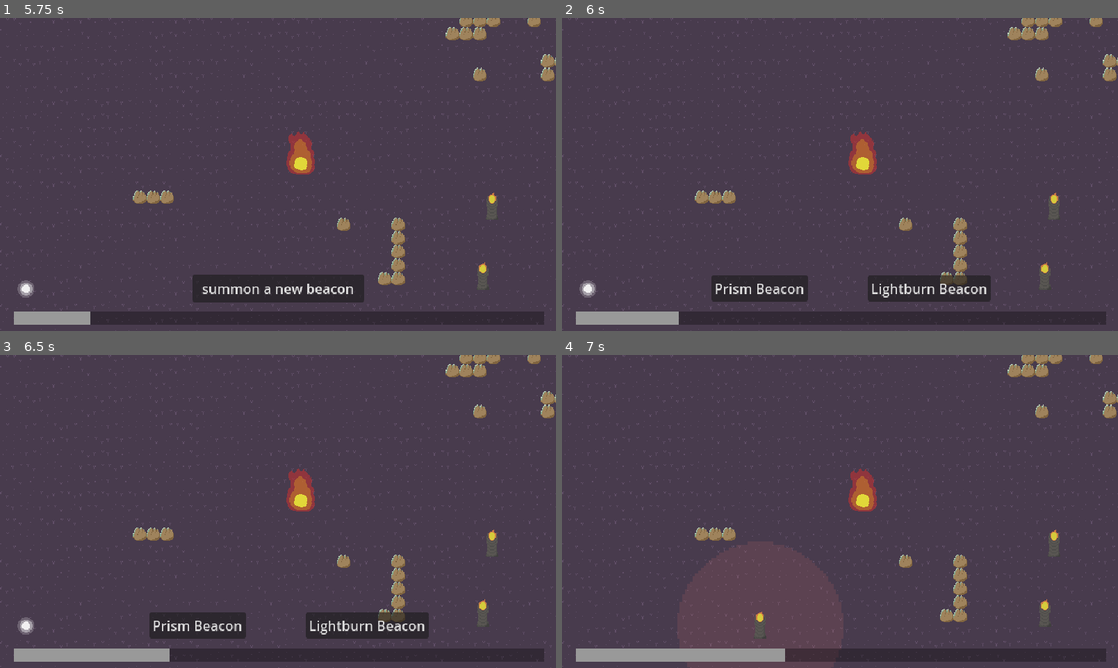
Above: before the commit, frames 1-4 (two rows, left to right).
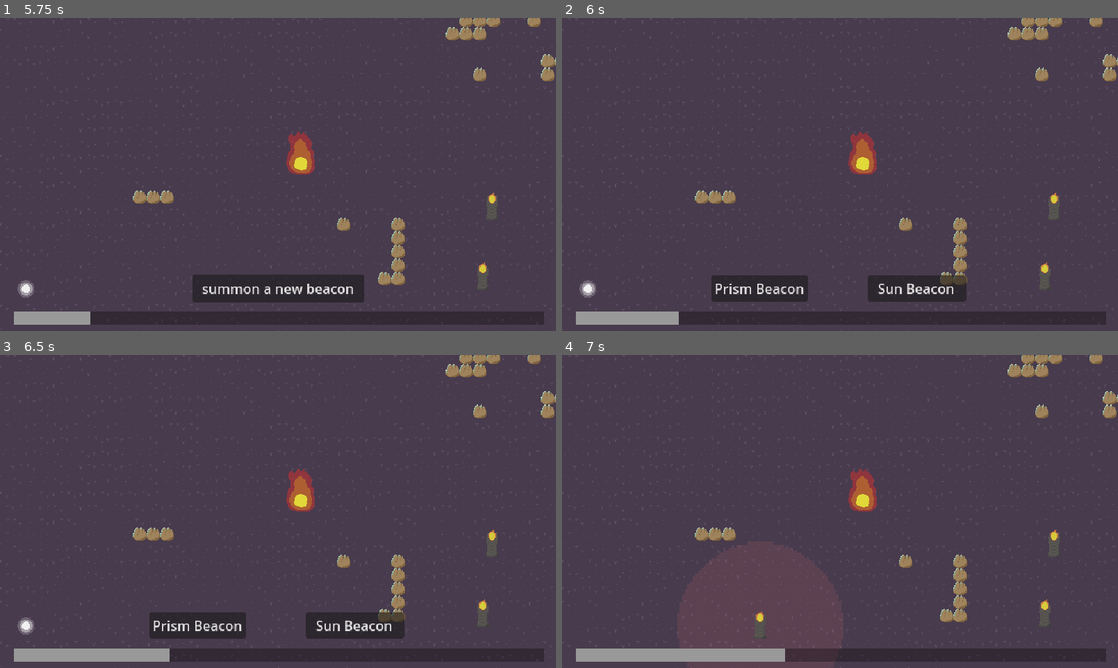
Above: after the commit, the same moments.

Repository: sushitoad/tower-defense-prototype
Game: Godot game, scene res://scenes/test_scene.tscn
The game is run twice, just before and just after one commit, with the same random seed, the same clock (stepped at 60 frames per second) and the same inputs.
Inputs (mouse positions are in pixels of both pictures, inside the frame that each line leads up to):
- Up to frame 1 (5.75 s): move the mouse to (467, 230) at 0.52 s; tap S (CameraDown) at 0.6, 4.35 s; move the mouse to (461, 277) at 1.27 s; tap A (CameraLeft) at 1.35, 5.1 s; move the mouse to (333, 105) at 2.02 s; tap D (CameraRight) at 2.1 s; move the mouse to (250, 237) at 2.77 s; tap W (CameraUp) at 2.85 s; move the mouse to (444, 221) at 3.52 s; click (444, 221) at 3.6 s; move the mouse to (111, 127) at 4.27 s; move the mouse to (305, 174) at 5.02 s
- Up to frame 2 (6 s): click "summon a new beacon" at 5.75 s
- Up to frame 3 (6.5 s): no input
- Up to frame 4 (7 s): click "Prism Beacon" at 6.5 s

Frame 1 is identical in both runs. In frame 2, 0.7% of the frame differs, in the area x 55-78%, y 82-91%; in frame 3, 0.7%; in frame 4, nothing differs.

Commit message:
sun beacon basically working

Diff:
--- a/scenes/beacon_manager.tscn
+++ b/scenes/beacon_manager.tscn
@@ -6,12 +6,14 @@
 [ext_resource type="PackedScene" uid="uid://o6p8fpnya0iv" path="res://scenes/lightburn_beacon.tscn" id="4_2p8be"]
 [ext_resource type="Texture2D" uid="uid://3avl1qlj0i44" path="res://art/basic tower proto 2.png" id="4_qlwgw"]
 [ext_resource type="Texture2D" uid="uid://dc5tfe3rwimm0" path="res://art/charge tower proto 1.png" id="5_jv24h"]
+[ext_resource type="PackedScene" uid="uid://c1njx36rg1ep8" path="res://scenes/sun_beacon.tscn" id="5_qlyc5"]
 
 [node name="BeaconManager" type="Node2D"]
 script = ExtResource("1_a7kvn")
 basicTower = ExtResource("2_2p8be")
 chargeTower = ExtResource("3_qlyc5")
 lightburnBeacon = ExtResource("4_2p8be")
+sunBeacon = ExtResource("5_qlyc5")
 
 [node name="BasicTowerSprite" type="Sprite2D" parent="."]
 visible = false
--- a/scenes/build_ui.tscn
+++ b/scenes/build_ui.tscn
@@ -185,6 +185,36 @@
 vertical_alignment = 1
 autowrap_mode = 1
 
+[node name="SunBeaconButton" type="Button" parent="CanvasLayer/DraftButtonManager" groups=["beacon_button"]]
+layout_mode = 1
+anchors_preset = 7
+anchor_left = 0.5
+anchor_top = 1.0
+anchor_right = 0.5
+anchor_bottom = 1.0
+offset_left = 2.0
+offset_top = -66.0
+offset_right = 118.0
+offset_bottom = -35.0
+grow_horizontal = 2
+grow_vertical = 0
+text = "Sun Beacon"
+script = ExtResource("3_y05bs")
+
+[node name="SunBeaconTooltip" type="Label" parent="CanvasLayer/DraftButtonManager/SunBeaconButton"]
+visible = false
+layout_mode = 0
+offset_left = -4.0
+offset_top = -44.0
+offset_right = 126.0
+offset_bottom = -2.0
+theme_override_styles/normal = SubResource("StyleBoxFlat_gkqg4")
+text = "slows enemies, better if by beacons other than Sun"
+label_settings = SubResource("LabelSettings_r2a2q")
+horizontal_alignment = 1
+vertical_alignment = 1
+autowrap_mode = 1
+
 [node name="ChargeBar" type="ProgressBar" parent="CanvasLayer"]
 unique_name_in_owner = true
 anchors_preset = 7
@@ -273,5 +303,7 @@
 [connection signal="mouse_exited" from="CanvasLayer/DraftButtonManager/ChargeTowerButton" to="." method="_on_button_mouse_exited"]
 [connection signal="mouse_entered" from="CanvasLayer/DraftButtonManager/LightburnBeaconButton" to="." method="_on_button_mouse_entered"]
 [connection signal="mouse_exited" from="CanvasLayer/DraftButtonManager/LightburnBeaconButton" to="." method="_on_button_mouse_exited"]
+[connection signal="mouse_entered" from="CanvasLayer/DraftButtonManager/SunBeaconButton" to="." method="_on_button_mouse_entered"]
+[connection signal="mouse_exited" from="CanvasLayer/DraftButtonManager/SunBeaconButton" to="." method="_on_button_mouse_exited"]
+[connection signal="chargeAmountChanged" from="CanvasLayer/ChargeBar" to="." method="ToggleDraftButton"]
 [connection signal="chargeAmountChanged" from="CanvasLayer/ChargeBar" to="." method="_on_charge_bar_charge_amount_changed"]
-[connection signal="chargeAmountChanged" from="CanvasLayer/ChargeBar" to="." method="ToggleDraftButton"]
--- a/scenes/sun_beacon.tscn
+++ b/scenes/sun_beacon.tscn
@@ -8,6 +8,9 @@
 
 [sub_resource type="CircleShape2D" id="CircleShape2D_6xbv0"]
 radius = 100.0
+
+[sub_resource type="CircleShape2D" id="CircleShape2D_abr7s"]
+radius = 160.0
 
 [sub_resource type="CircleShape2D" id="CircleShape2D_88xce"]
 radius = 16.0
@@ -27,7 +30,7 @@
 "times": PackedFloat32Array(0),
 "transitions": PackedFloat32Array(1),
 "update": 0,
-"values": [Color(1, 1, 1, 1)]
+"values": [Color(1, 1, 0, 1)]
 }
 
 [sub_resource type="Animation" id="Animation_oeg75"]
@@ -42,7 +45,7 @@
 "times": PackedFloat32Array(0, 0.0684905, 0.133781, 0.200351, 0.267561, 0.334131),
 "transitions": PackedFloat32Array(1, 1, 1, 1, 1, 1),
 "update": 0,
-"values": [Color(1, 1, 1, 0.392157), Color(3.02261e-05, 0.355447, 0.980434, 1), Color(1, 1, 1, 0.392157), Color(0.582415, 0.524759, 0.930953, 1), Color(1, 1, 1, 0.392157), Color(1, 1, 1, 1)]
+"values": [Color(1, 1, 1, 0.392157), Color(3.02261e-05, 0.355447, 0.980434, 1), Color(1, 1, 1, 0.392157), Color(0.582415, 0.524759, 0.930953, 1), Color(1, 1, 1, 0.392157), Color(1, 1, 0, 1)]
 }
 
 [sub_resource type="AnimationLibrary" id="AnimationLibrary_7fwdv"]
@@ -56,7 +59,8 @@
 maxHealth = 60
 allure = 25.0
 dormantTime = 12.0
-beaconType = 1
+dormantColor = Color(1, 1, 0, 0.258824)
+beaconType = 5
 
 [node name="Area2D" type="Area2D" parent="."]
 script = ExtResource("2_abr7s")
@@ -71,11 +75,17 @@
 scale = Vector2(3.0625, 3.0625)
 texture = ExtResource("3_kmb6o")
 
+[node name="NearbyBeaconsArea2D" type="Area2D" parent="Area2D"]
+
+[node name="NearbyBeaconsShape2D" type="CollisionShape2D" parent="Area2D/NearbyBeaconsArea2D"]
+shape = SubResource("CircleShape2D_abr7s")
+
 [node name="CollisionShape2D" type="CollisionShape2D" parent="."]
 position = Vector2(0, 9)
 shape = SubResource("CircleShape2D_88xce")
 
 [node name="Sprite2D" type="Sprite2D" parent="."]
+modulate = Color(1, 1, 0, 1)
 texture = ExtResource("4_rv5td")
 
 [node name="DormantTimer" type="Timer" parent="."]
@@ -99,5 +109,7 @@
 
 [connection signal="body_entered" from="Area2D" to="Area2D" method="_on_body_entered"]
 [connection signal="body_exited" from="Area2D" to="Area2D" method="_on_body_exited"]
+[connection signal="body_entered" from="Area2D/NearbyBeaconsArea2D" to="Area2D" method="_on_nearby_beacons_area_2d_body_entered"]
+[connection signal="body_exited" from="Area2D/NearbyBeaconsArea2D" to="Area2D" method="_on_nearby_beacons_area_2d_body_exited"]
 [connection signal="mouse_entered" from="MouseOverArea2D" to="MouseOverArea2D" method="_on_mouse_entered"]
 [connection signal="mouse_exited" from="MouseOverArea2D" to="MouseOverArea2D" method="_on_mouse_exited"]
--- a/scripts/Autoloads/global_enums.gd
+++ b/scripts/Autoloads/global_enums.gd
@@ -2,6 +2,6 @@
 class_name GlobalEnums
 #maybe just give it a class name
 
-enum BeaconType { BASIC, CHARGE, HEARTFIRE, LIGHTBURN, PRISM }
+enum BeaconType { BASIC, CHARGE, HEARTFIRE, LIGHTBURN, PRISM, SUN }
 
 #I think this needs a level of abstraction, so its creating a reference to the var type
--- a/scripts/beacon.gd
+++ b/scripts/beacon.gd
@@ -1,6 +1,5 @@
 extends StaticBody2D
 
-#enum BeaconType { BASIC, CHARGE, HEARTFIRE, LIGHTBURN }
 signal on_destroyed
 signal on_awoke
 signal on_placed
--- a/scripts/beacon_manager.gd
+++ b/scripts/beacon_manager.gd
@@ -5,12 +5,12 @@
 @export var basicTower: PackedScene
 @export var chargeTower: PackedScene
 @export var lightburnBeacon: PackedScene
+@export var sunBeacon: PackedScene
 @export var buildUI: Control
 
 var placingBeacon: bool = false
 var mousePosition: Vector2
 
-#enum BeaconType { BASIC, CHARGE, HEARTFIRE, LIGHTBURN }
 var beaconTypeToPlace: GlobalEnums.BeaconType
 var newBeacon: StaticBody2D
 
@@ -21,7 +21,8 @@
 	chargeButtion.pressed.connect(SpawnBeacon.bind(GlobalEnums.BeaconType.CHARGE))
 	var lightburnButton = buildUI.find_child("LightburnBeaconButton")
 	lightburnButton.pressed.connect(SpawnBeacon.bind(GlobalEnums.BeaconType.LIGHTBURN))
-
+	var sunButton = buildUI.find_child("SunBeaconButton")
+	sunButton.pressed.connect(SpawnBeacon.bind(GlobalEnums.BeaconType.SUN))
 
 func _process(delta: float) -> void:
 	mousePosition = get_global_mouse_position()
@@ -41,6 +42,8 @@
 			newBeacon = chargeTower.instantiate()
 		3:
 			newBeacon = lightburnBeacon.instantiate()
+		5:
+			newBeacon = sunBeacon.instantiate()
 		_:
 			print("error- BeaconType")
 	add_child(newBeacon)
--- a/scripts/sun_beacon.gd
+++ b/scripts/sun_beacon.gd
@@ -2,41 +2,35 @@
 
 @export var enemySlowAmount: float = 20
 @export var nearbyBeaconSlowRangeBonus: float = 10
-@onready var tower: StaticBody2D = get_parent()
-@onready 	var circleShape: Shape2D = $RangeShape2D.shape
+@onready var beacon: StaticBody2D = get_parent()
+@onready var circleShape: Shape2D = $RangeShape2D.shape
 var enemiesInRangeToSlow: Array[CharacterBody2D]
 var slowedEnemies: Array[CharacterBody2D]
 var nearbyBeacons: Array[StaticBody2D]
 
 func _ready() -> void:
-	tower.on_destroyed.connect(StopSlowOnDormant)
-	tower.on_awoke.connect(StartSlowOnAwoke)
+	beacon.on_destroyed.connect(StopSlowOnDormant)
+	beacon.on_awoke.connect(StartSlowOnAwoke)
 
 func _on_body_entered(body: Node2D) -> void:
 	if body.is_in_group("enemy"):
 		enemiesInRangeToSlow.append(body)
-		if !tower.isDestroyed and !tower.isBeingPlaced:
+		if !beacon.isDestroyed and !beacon.isBeingPlaced:
 			SlowEnemy(body)
-	elif body.is_in_group("beacon"):
-		print("found a nearby beacon")
-		pass #add to nearby beacons
 
 func _on_body_exited(body: Node2D) -> void:
 	if body.is_in_group("enemy"):
 		enemiesInRangeToSlow.remove_at(enemiesInRangeToSlow.find(body))
 		if slowedEnemies.find(body) != -1:
 			UnslowEnemy(body)
-	elif body.is_in_group("beacon"):
-		print("left a nearby beacon")
-		pass #remove from nearby beacons
-
-#you probably want a separate area 2d to measure the range of nearby beacons, right now this is going off slow range
 
 func StopSlowOnDormant():
+	SetSlowRange()
 	for enemy in slowedEnemies:
 		UnslowEnemy(enemy)
 
 func StartSlowOnAwoke():
+	SetSlowRange()
 	for enemy in enemiesInRangeToSlow:
 		if slowedEnemies.find(enemy) == -1:
 			SlowEnemy(enemy)
@@ -49,19 +43,32 @@
 	slowedEnemies.remove_at(slowedEnemies.find(enemy))
 	enemy.speedReduction -= enemySlowAmount
 
-#on body entered
-
-#on body exited
-
 func SetSlowRange():
-	pass
-	#var unique beacon array
+	var uniqueBeacons: Array[StaticBody2D]
 	var otherSunBeaconCounter: int = 0
 	for beacon in nearbyBeacons:
-		pass
-		#var beacon type = beacon.BeaconType
-		#if beacon type = BeaconType.SUN, otherSunBeaconCounter += 1
-		#if beacon type != the type of all the other beacons in unique beacon array
-		#append beacon to unique beacon array
+		var type: GlobalEnums.BeaconType = beacon.beaconType
+		var isUnique: bool = false
+		if type == GlobalEnums.BeaconType.SUN:
+			otherSunBeaconCounter += 1
+		elif type != GlobalEnums.BeaconType.SUN:
+			isUnique = true
+			for unit in uniqueBeacons:
+				if type == unit.beaconType:
+					isUnique = false
+		if isUnique:
+			uniqueBeacons.append(beacon)
+	print(uniqueBeacons)
+	print(otherSunBeaconCounter)
 	#range += unique beacon array.size() + nearbyBeaconSlowRangeBonus
 	#range -= otherSunBeaconCounter * nearbyBeaconSlowRangeBonus
+
+func _on_nearby_beacons_area_2d_body_entered(body: Node2D) -> void:
+	if body.is_in_group("beacon"):
+		nearbyBeacons.append(body)
+	SetSlowRange()
+
+func _on_nearby_beacons_area_2d_body_exited(body: Node2D) -> void:
+	if body.is_in_group("beacon"):
+		nearbyBeacons.remove_at(nearbyBeacons.find(body))
+	SetSlowRange()
Not shown: 1 places in scenes/beacon_manager.tscn that only renumber resources
Not shown: 1 places in scenes/sun_beacon.tscn that only renumber resources
